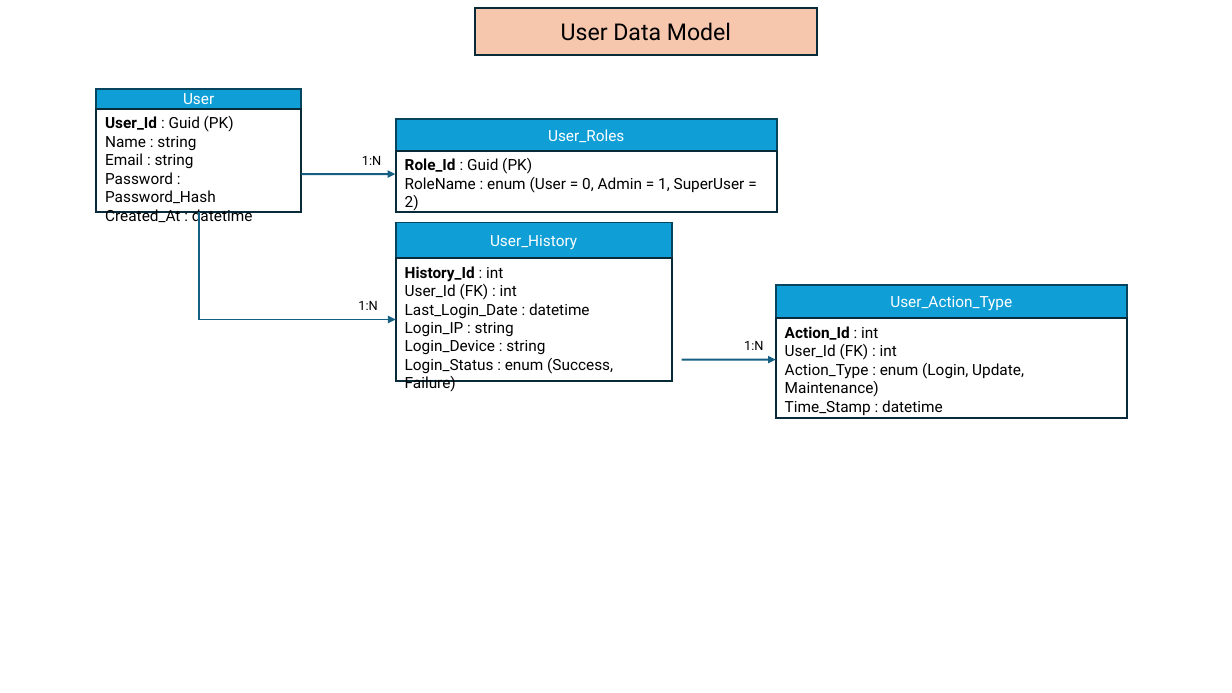
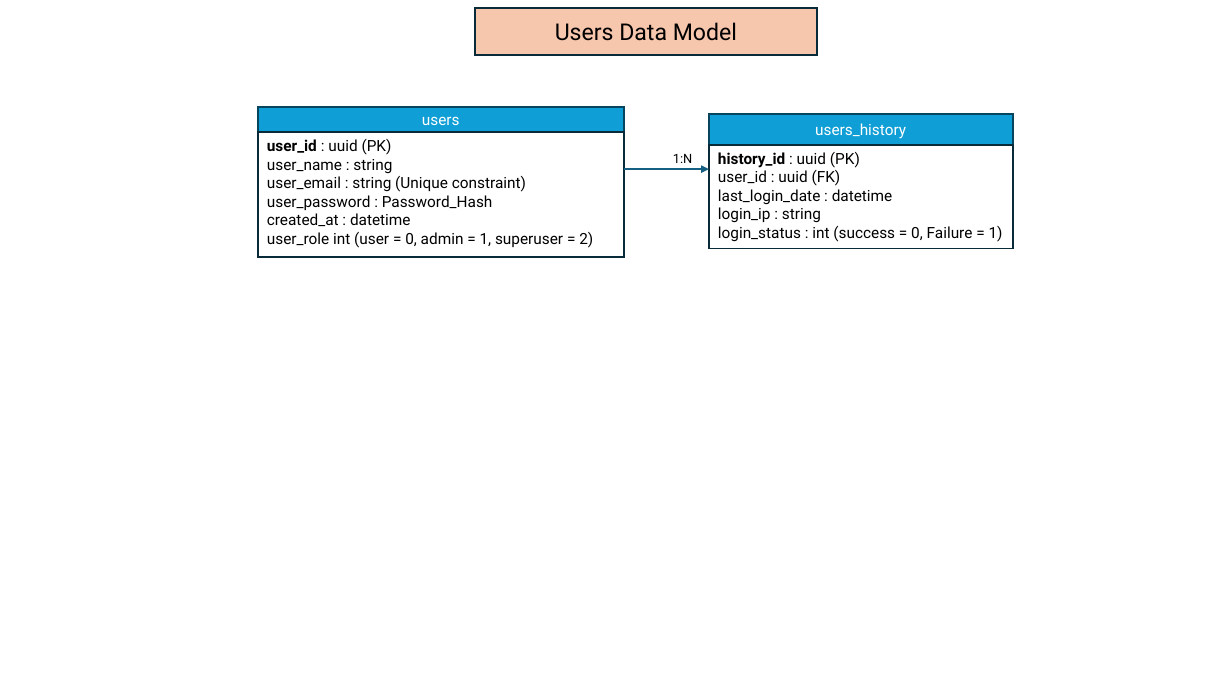
Before and after one commit to triniti1/A2C, a slide deck: slide 10 of Documentations/SysArchitecture.pptx (slide 9 before the commit). Drawn at 1232x693 pixels with LibreOffice and Linux fonts; fonts in the diff are those of the drawing. Boxes give left, top, right and bottom in pixels: in the first picture for what was removed or moved away, otherwise in the second. Text is boxed around its words. In the diff, an @@ line names an element or a change of style, - is before the commit and + after.

```diff
--- a/Documentations/SysArchitecture.pptx
+++ b/Documentations/SysArchitecture.pptx
@@ text in rectangle at box(555, 22, 737, 41): text changed @@
-User Data Model
+Users Data Model
@@ rectangle removed at box(96, 89, 301, 109) @@
-User
@@ rectangle added at box(258, 107, 624, 131), fill #0F9ED5, outline #07455D 1.5 pt, 12 pt, text #FFFFFF @@
+users
@@ rectangle removed at box(396, 119, 777, 151) @@
-User_Roles
@@ rectangle "users_history": place and size @@
-rectangle "users_history" at box(396, 223, 672, 259)
+rectangle "users_history" at box(709, 115, 1013, 145)
@@ rectangle "user_id : uuid (PK)": place and size @@
-rectangle "user_id : uuid (PK)" at box(96, 109, 301, 212)
+rectangle "user_id : uuid (PK)" at box(258, 132, 624, 257)
@@ text in rectangle at box(267, 139, 593, 248): text changed @@
-User_Id : Guid (PK)
-Name : string
-Email : string
-Password : Password_Hash
-Created_At : datetime
+user_id : uuid (PK)
+user_name : string
+user_email : string (Unique constraint)
+user_password : Password_Hash
+created_at : datetime
+user_role int (user = 0, admin = 1, superuser = 2)
@@ text "1:N": place and size @@
-text "1:N" at box(358, 301, 377, 310)
+text "1:N" at box(673, 154, 692, 163)
@@ rectangle "history_id : uuid (PK)": place and size @@
-rectangle "history_id : uuid (PK)" at box(396, 258, 672, 381)
+rectangle "history_id : uuid (PK)" at box(709, 144, 1013, 249)
@@ text in rectangle at box(815, 123, 906, 139): text changed @@
-User_History
+users_history
@@ text removed at box(362, 156, 381, 165) @@
-1:N
@@ rectangle removed at box(396, 151, 777, 212) @@
-Role_Id : Guid (PK)
-RoleName : enum (User = 0, Admin = 1, SuperUser = 2)
@@ arrow moved from (301, 174) - (396, 174) to (624, 169) - (709, 169) @@
@@ text in rectangle at box(718, 152, 1003, 242): text changed @@
-History_Id : int
-User_Id (FK) : int
-Last_Login_Date : datetime
-Login_IP : string
-Login_Device : string
-Login_Status : enum (Success, Failure)
+history_id : uuid (PK)
+user_id : uuid (FK)
+last_login_date : datetime
+login_ip : string
+login_status : int (success = 0, Failure = 1)
@@ elbow arrow removed from (199, 212) to (396, 320) @@
@@ rectangle removed at box(775, 286, 1127, 319) @@
-User_Action_Type
@@ rectangle removed at box(775, 318, 1127, 418) @@
-Action_Id : int
-User_Id (FK) : int
-Action_Type : enum (Login, Update, Maintenance)
-Time_Stamp : datetime
@@ text removed at box(744, 341, 763, 350) @@
-1:N
@@ arrow removed from (682, 360) to (776, 360) @@
```
Also in this commit, not shown: 2 other slides changed, 1 slide added, 21 other files.
